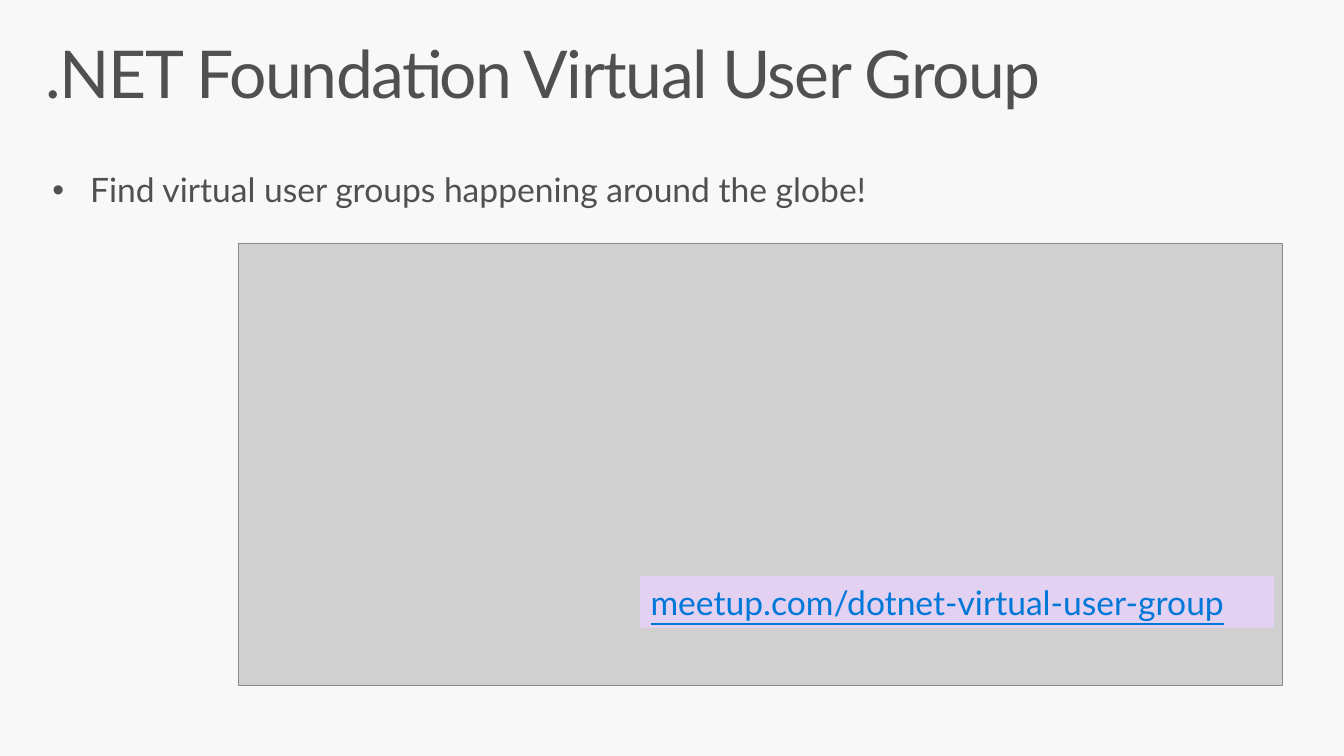
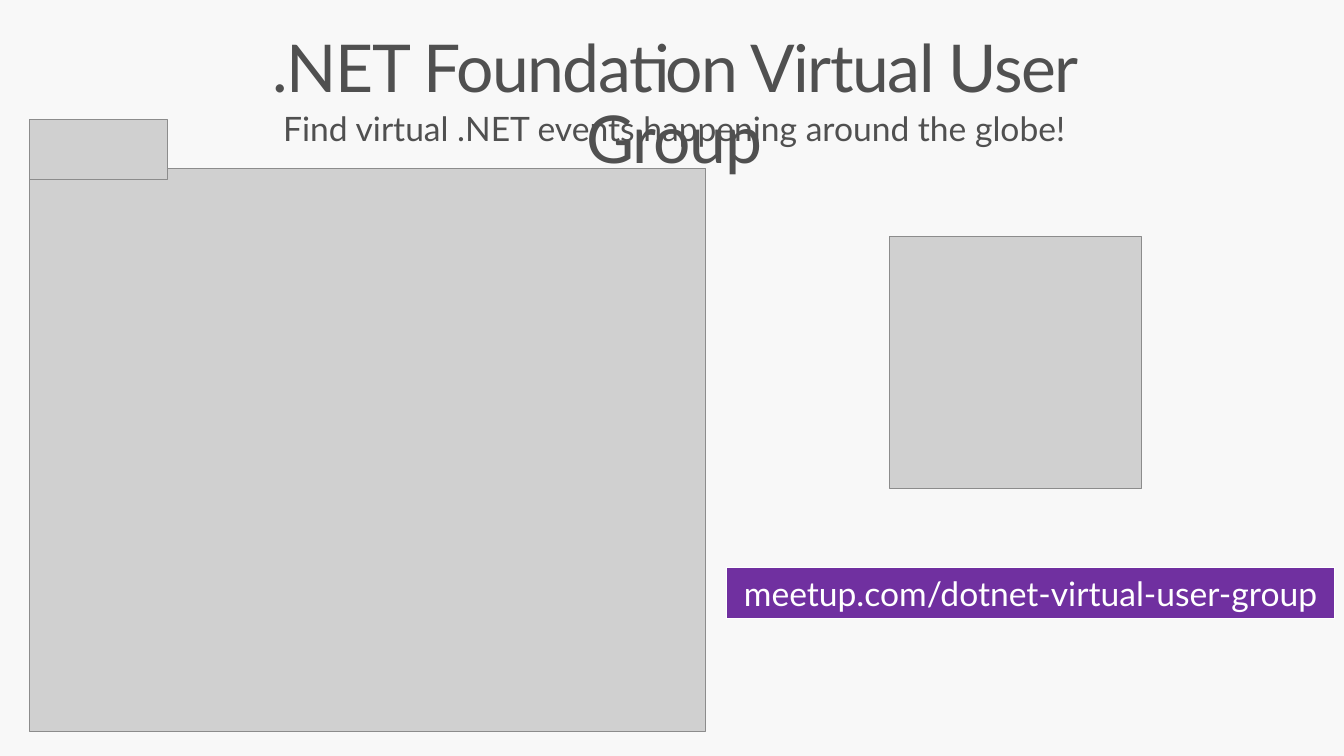
Before and after one commit to dotnet-foundation/wg-outreach, a slide deck: slide 2 of virtual_meetup/Virtual.User.Group.Slides.pptx. Drawn at 1344x756 pixels with LibreOffice and Linux fonts; fonts in the diff are those of the drawing; grey boxes stand for pictures; background and template pictures are left out. Boxes give left, top, right and bottom in pixels: in the first picture for what was removed or moved away, otherwise in the second. Text is boxed around its words. In the diff, an @@ line names an element or a change of style, - is before the commit and + after.

Commit message:
Updating .net foundation promotion slides for virtual user group (#59)

```diff
--- a/virtual_meetup/Virtual.User.Group.Slides.pptx
+++ b/virtual_meetup/Virtual.User.Group.Slides.pptx
@@ title ".NET Foundation Virtual User Group": place and size @@
-title ".NET Foundation Virtual User Group" at [46,49,1041,110]
+title ".NET Foundation Virtual User Group" at [272,43,1079,175]
@@ title ".NET Foundation Virtual User Group" at [272,43,1079,175]: alignment left to centre @@
@@ text at [283,115,1065,147]: text changed @@
-• Find virtual user groups happening around the globe!
+Find virtual .NET events happening around the globe!
@@ picture added at [29,120,166,179] @@
@@ picture added at [29,168,706,731] @@
@@ picture added at [890,237,1141,488] @@
@@ picture removed at [239,243,1282,685] @@
@@ rectangle "meetup.com/dotnet-virtual-user-group": place and size @@
-rectangle "meetup.com/dotnet-virtual-user-group" at [641,577,1273,627]
+rectangle "meetup.com/dotnet-virtual-user-group" at [727,568,1335,618]
@@ rectangle "meetup.com/dotnet-virtual-user-group" at [727,568,1335,618]: text colour #0078D7 to #FFFFFF, underline off; alignment left to centre; fill #E3D1F1 to #7030A0; outline #E3D1F1 0.75 pt to #FFFFFF 0.75 pt @@
```
